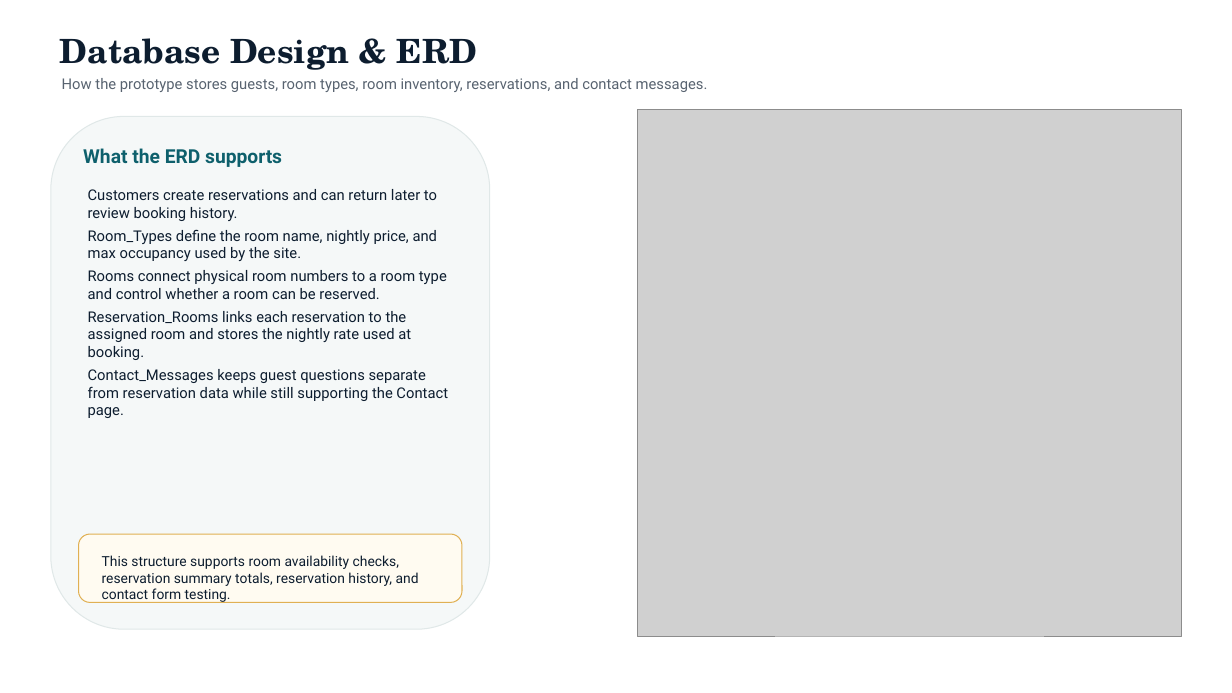
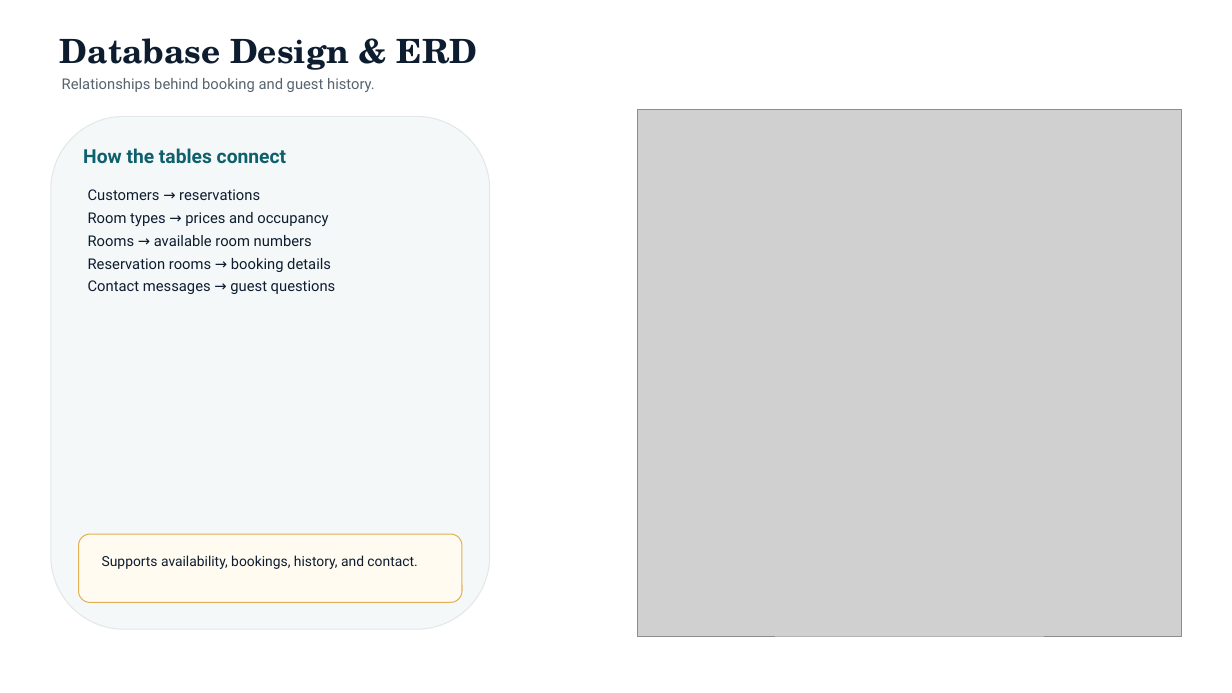
Before and after one commit to Hydroplane72/Moffat-Bay, a slide deck: slide 13 of docs/Red Team Final Presentation.pptx. Drawn at 1232x693 pixels with LibreOffice and Linux fonts; fonts in the diff are those of the drawing; grey boxes stand for pictures. Boxes give left, top, right and bottom in pixels: in the first picture for what was removed or moved away, otherwise in the second. Text is boxed around its words. In the diff, an @@ line names an element or a change of style, - is before the commit and + after.

Commit message:
Module 11 Final Submission and Peer Review Updates (#144)
Addressed peer review feedback by improving page spacing and layouts, updating the PowerPoint presentation, and reviewing error-message validation across the website. Added Reservation History improvements and Contact Us updates to the About page. Included the completed functional testing document, peer review modifications summary, and final project deliverables. All changes and files can be found in Module 11 deliverable zip.

```diff
--- a/docs/Red Team Final Presentation.pptx
+++ b/docs/Red Team Final Presentation.pptx
@@ text at (62, 78, 375, 92): text changed @@
-How the prototype stores guests, room types, room inventory, reservations, and contact messages.
+Relationships behind booking and guest history.
@@ text at (83, 148, 286, 163): text changed @@
-What the ERD supports
+How the tables connect
@@ text at (88, 189, 336, 294): text changed @@
-Customers create reservations and can return later to review booking history.
-Room_Types define the room name, nightly price, and max occupancy used by the site.
-Rooms connect physical room numbers to a room type and control whether a room can be reserved.
-Reservation_Rooms links each reservation to the assigned room and stores the nightly rate used at booking.
-Contact_Messages keeps guest questions separate from reservation data while still supporting the Contact page.
+Customers → reservations
+Room types → prices and occupancy
+Rooms → available room numbers
+Reservation rooms → booking details
+Contact messages → guest questions
@@ text at (102, 555, 417, 569): text changed @@
-This structure supports room availability checks, reservation summary totals, reservation history, and contact form testing.
+Supports availability, bookings, history, and contact.
```
Also in this commit, not shown: 1 other slide changed, 20 other files.
